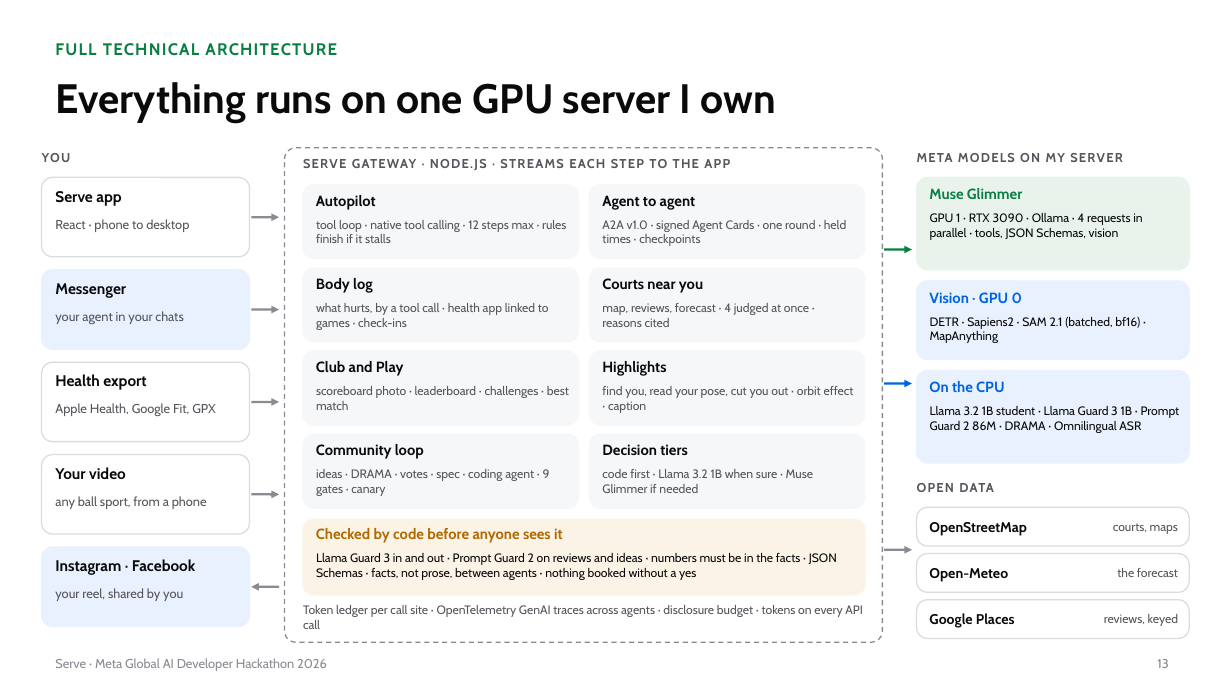
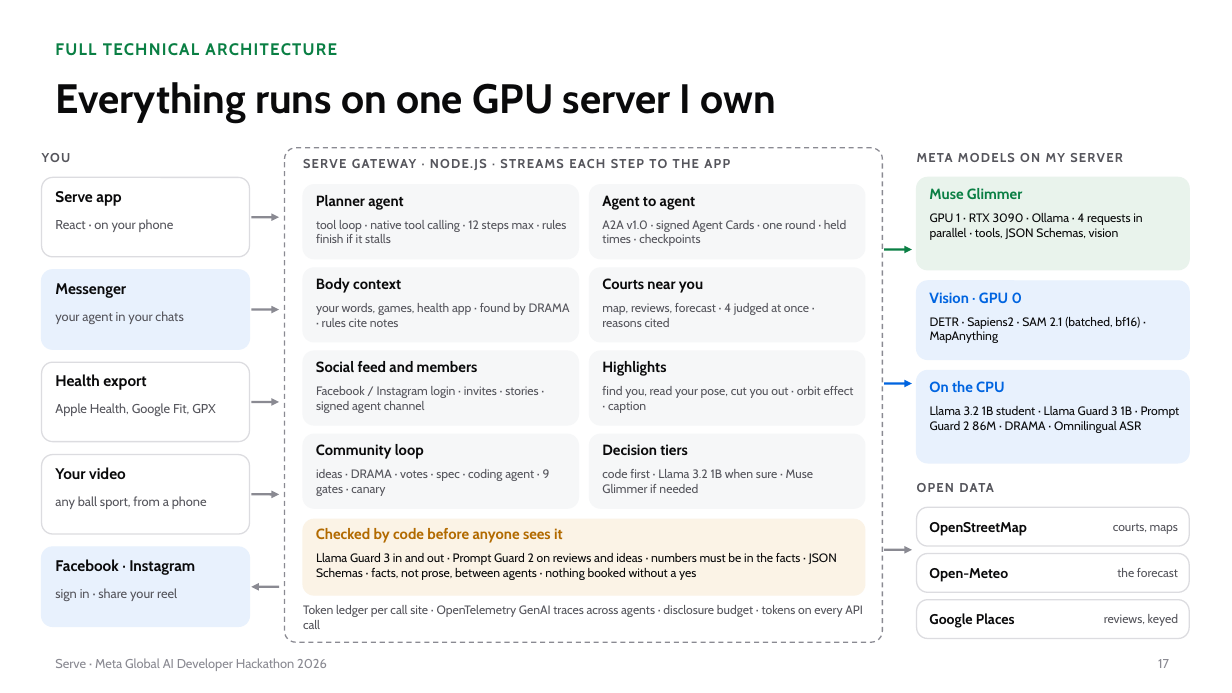
Before and after one commit to gino6178/serve-meta-hackathon, a slide deck: slide 17 of video/deck/Serve_Meta_deck.pptx (slide 13 before the commit). Drawn at 1232x693 pixels with LibreOffice and Linux fonts; fonts in the diff are those of the drawing. Boxes give left, top, right and bottom in pixels: in the first picture for what was removed or moved away, otherwise in the second. Text is boxed around its words. In the diff, an @@ line names an element or a change of style, - is before the commit and + after.

```diff
--- a/video/deck/Serve_Meta_deck.pptx
+++ b/video/deck/Serve_Meta_deck.pptx
@@ text at (316, 195, 403, 210): text changed @@
-Autopilot
+Planner agent
@@ text at (55, 219, 174, 232): text changed @@
-React · phone to desktop
+React · on your phone
@@ text at (316, 278, 401, 293): text changed @@
-Body log
+Body context
@@ text at (316, 303, 570, 327): text changed @@
-what hurts, by a tool call · health app linked to games · check-ins
+your words, games, health app · found by DRAMA · rules cite notes
@@ text at (316, 361, 478, 372): text changed @@
-Club and Play
+Social feed and members
@@ text at (316, 386, 539, 413): text changed @@
-scoreboard photo · leaderboard · challenges · best match
+Facebook / Instagram login · invites · stories · signed agent channel
@@ text at (55, 559, 195, 575): text changed @@
-Instagram · Facebook
+Facebook · Instagram
@@ text at (55, 588, 177, 601): text changed @@
-your reel, shared by you
+sign in · share your reel
@@ page number at (1158, 659, 1169, 668): text changed @@
-13
+17
```
Also in this commit, not shown: 3 other slides changed, 6 slides added, 2 slides removed, 17 other files.
